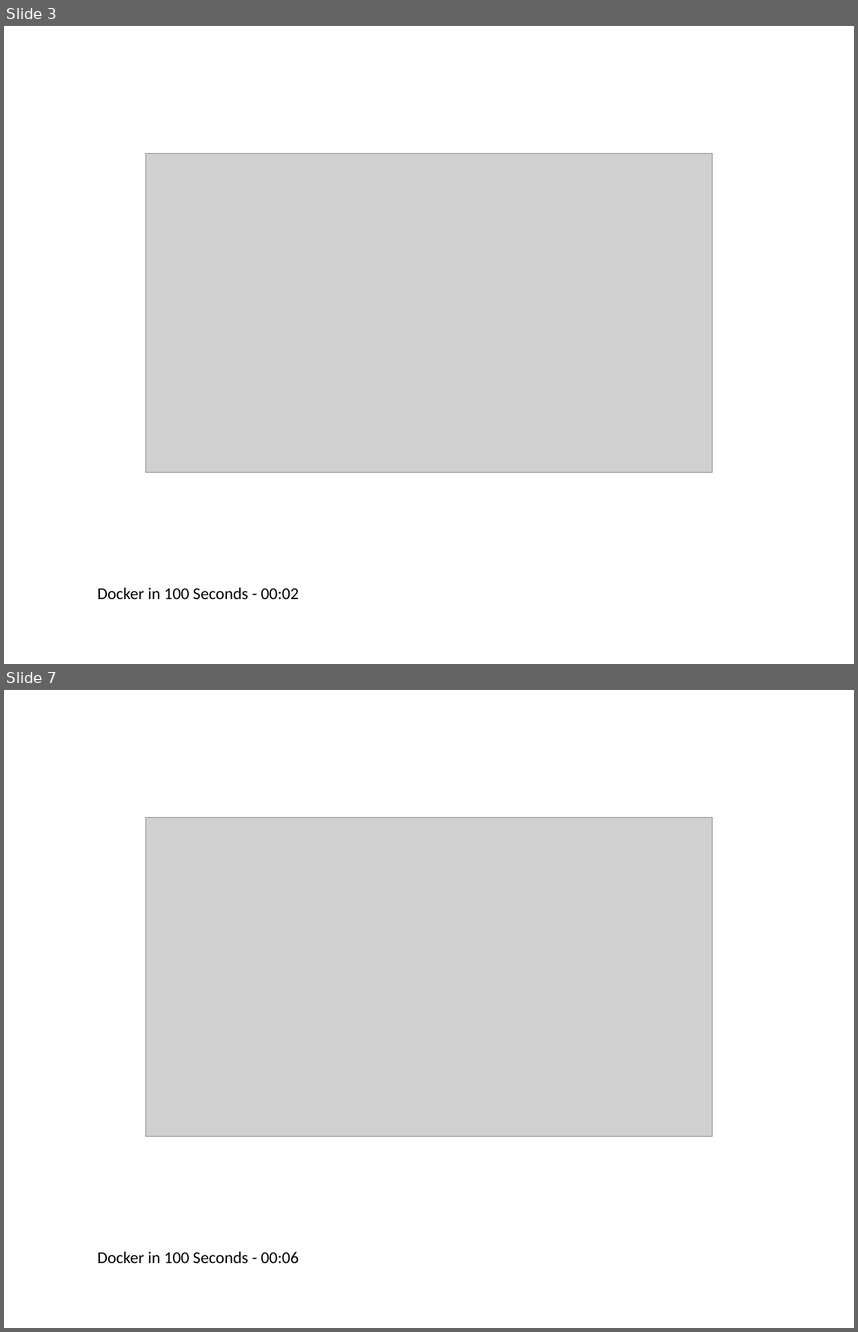
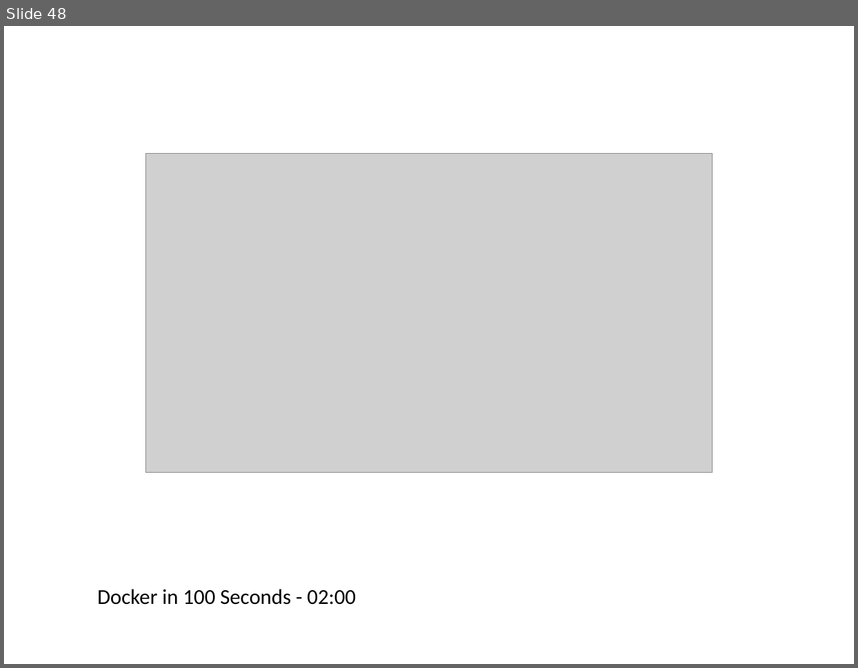
Before and after one commit to beratuchan/video_to_ppt, a slide deck: Docker_in_100_Seconds.pptx. Shown one above the other, each under a label of ours: slides 3 and 7 before the commit, slide 48 after it; the slides between them are not shown. The pictures are 858x1332 and 858x668 pixels, drawn with LibreOffice and Linux fonts; fonts in the diff are those of the drawing; grey boxes stand for pictures. Boxes give left, top, right and bottom in pixels: in the first picture for what was removed or moved away, otherwise in the second. Text is boxed around its words. In the diff, an @@ line names an element or a change of style, - is before the commit and + after.

```diff
--- a/Docker_in_100_Seconds.pptx
+++ b/Docker_in_100_Seconds.pptx
@@ slide 7 removed at (4, 690, 854, 1328), background #FFFFFF @@
@@ picture removed at (146, 818, 713, 1136) @@
@@ text removed at (97, 1251, 299, 1263) @@
-Docker in 100 Seconds - 00:06
@@ what was slide 3 is now slide 48 @@
@@ slide 48 changed as well @@
@@ text at (97, 588, 356, 604): text changed; size 14 to 18 pt @@
-Docker in 100 Seconds - 00:02
+Docker in 100 Seconds - 02:00
```
Also in this commit, not shown: 48 other slides changed, 2 slides added, 7 other slides removed, 9 other files.
